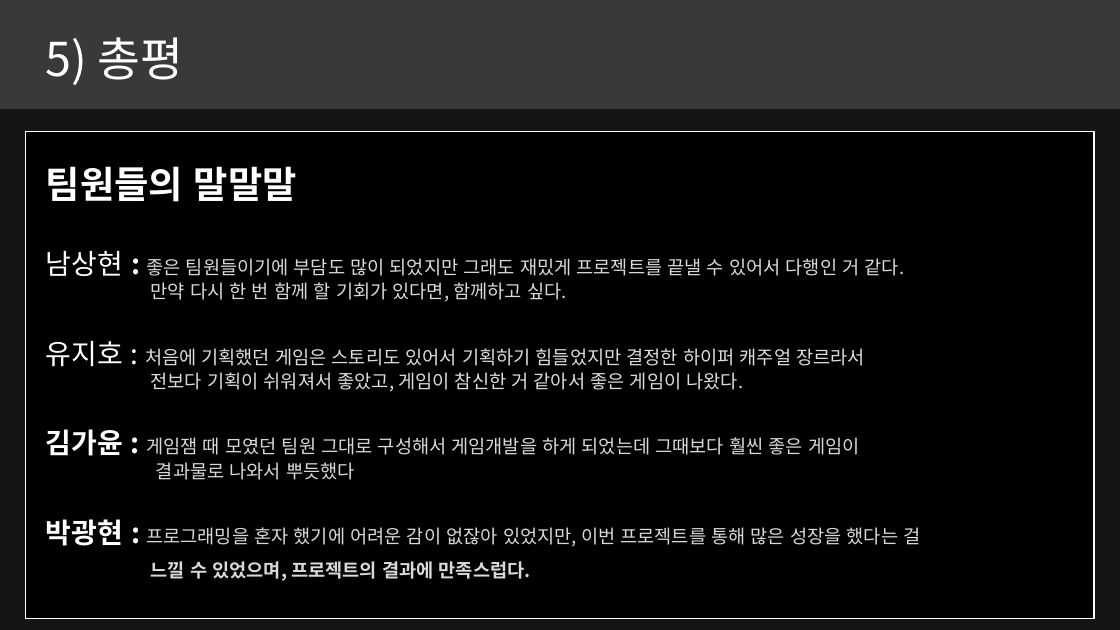
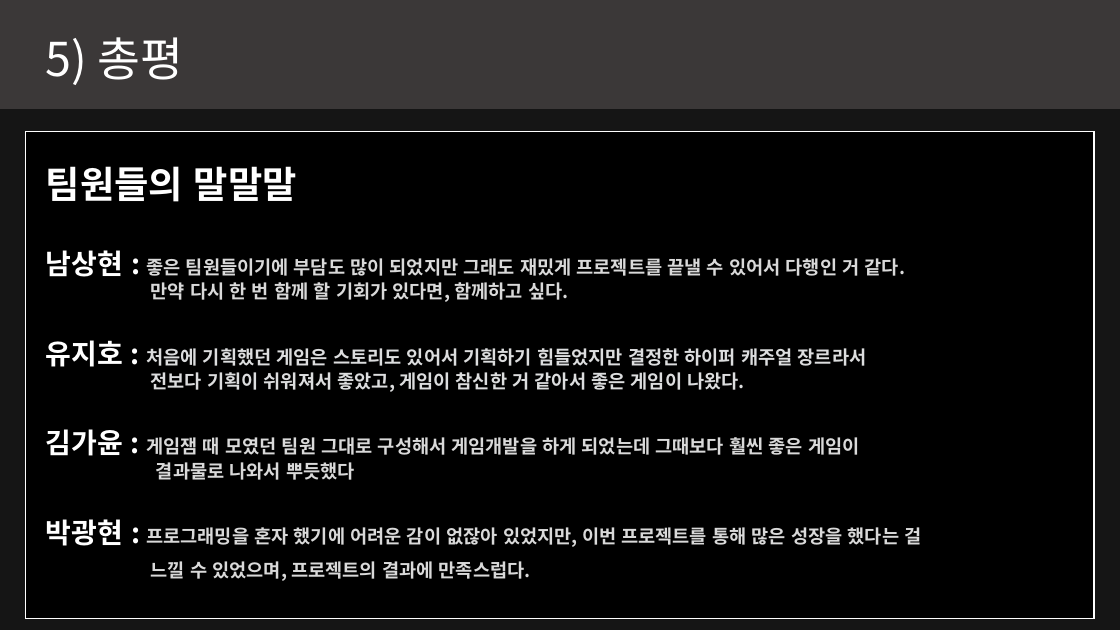
Before and after one commit to kjpark102312/Jagu_Agis, a slide deck: slide 6 of Presentation/AGIS 발표자료.pptx. Drawn at 1120x630 pixels with LibreOffice and Linux fonts; fonts in the diff are those of the drawing; background and template pictures are left out; a plain dark background stands for a picture behind light text. Boxes give left, top, right and bottom in pixels: in the first picture for what was removed or moved away, otherwise in the second. Text is boxed around its words. In the diff, an @@ line names an element or a change of style, - is before the commit and + after.

```diff
--- a/Presentation/AGIS 발표자료.pptx
+++ b/Presentation/AGIS 발표자료.pptx
@@ bold on in 3 elements at [46,250,906,302], [46,340,867,392], [46,429,859,480] @@
@@ text at [46,519,921,547]: bold on in "프로그래밍을 혼자 했기에 어려운 감이 없잖아 있었지만, ..." @@
```
Also in this commit, not shown: 4 other slides changed, 1 other file.
